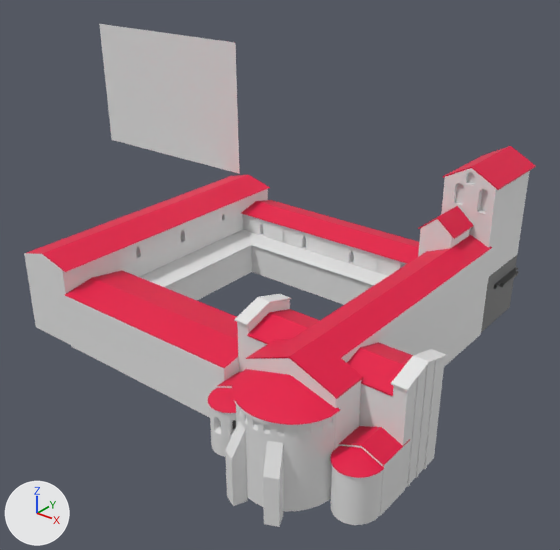
Renders of the glTF model FBX_GLTF/abbaye_gellone_Assemblé_V.2.glb from each side of a commit.
The view is the same before and after, from a 50 mm camera at (55.2, -79.5, 48.0) aimed at (4.0, -15.5, 8.3). Lighting does not change. The marker at lower left points along +X, +Y and +Z. Where no turn or scale is listed for an object, it has been applied to the vertices. Vertices at the same position are counted once.
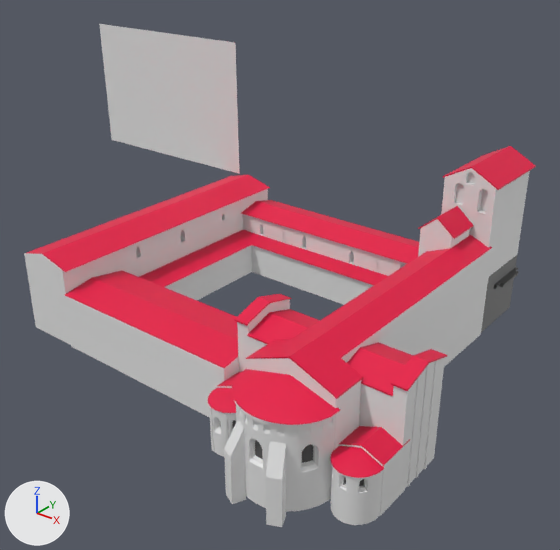
Pixel boxes (x1, y1, x2, y2) of what changed, in the pictures (560 x 550 px; the box of a moved part takes in the faces that stretch with it):
part 1 of me_cylinder_014, moved or reshaped: before (225, 421, 248, 506); after (224, 419, 246, 504)
part 2 of me_cylinder_014, moved or reshaped: before (263, 441, 283, 527); after (266, 441, 286, 527)
part 3 of me_cylinder_014, built on: before (210, 298, 447, 512); after (209, 298, 442, 512)
part 4 of me_cylinder_014, recoloured: (140, 230, 446, 391) in both

The change, as a list of edits to the scene's bpy script:
```text
Add mat_pierreorangesansout_001:
    mat_pierreorangesansout_001 = principled_material('PierreOrangeSansOut.001')
    mat_pierreorangesansout_001.base_color = (0.543, 0.8, 0.544)  # white #c3e7c3
Change me_cylinder_014:
    used by ob_cylinder_014; location = (22.2, -36.4, 7.0)
    remove me_cylinder_014.from_pydata(...)  # 5910 vertices, 10883 faces; spans x -39.5..9.0, y -6.1..41.9, z -5.1..15.3
    add me_cylinder_014.from_pydata(...)  # 6542 vertices, 12161 faces; spans x -39.5..9.0, y -6.0..41.9, z -5.1..15.3
    me_cylinder_014 part 1: the loose piece of 10 vertices spanning x -2.9..-1.1, y -6.1..-4.3, z -5.1..2.5 is moved by (-0.2, 0.1, 0.0)
    me_cylinder_014 part 2: the loose piece of 10 vertices spanning x 1.1..2.9, y -6.1..-4.3, z -5.1..2.5 is moved by (0.2, 0.1, 0.0)
    me_cylinder_014 part 3: 8 vertices moved from x -7.6..9.0, y -2.8..6.2, z -1.0..7.3 to x -7.6..9.0, y -2.8..6.2, z -0.7..7.3; 20 vertices removed from x -8.7..4.3, y -5.1..-0.9, z -2.1..1.4; 652 vertices added at x -9.1..9.0, y -5.1..9.3, z -4.5..5.9
    me_cylinder_014 part 4: 63 faces spanning x -35.3..9.0, y 2.9..34.8, z -0.2..7.4 switch from mat_pierreblanchesansout_001 (white #e7e7e7) to mat_toitabbaye (pink #e70043)
    add me_cylinder_014.materials.append(mat_pierreorangesansout_001)  # white #c3e7c3
```
